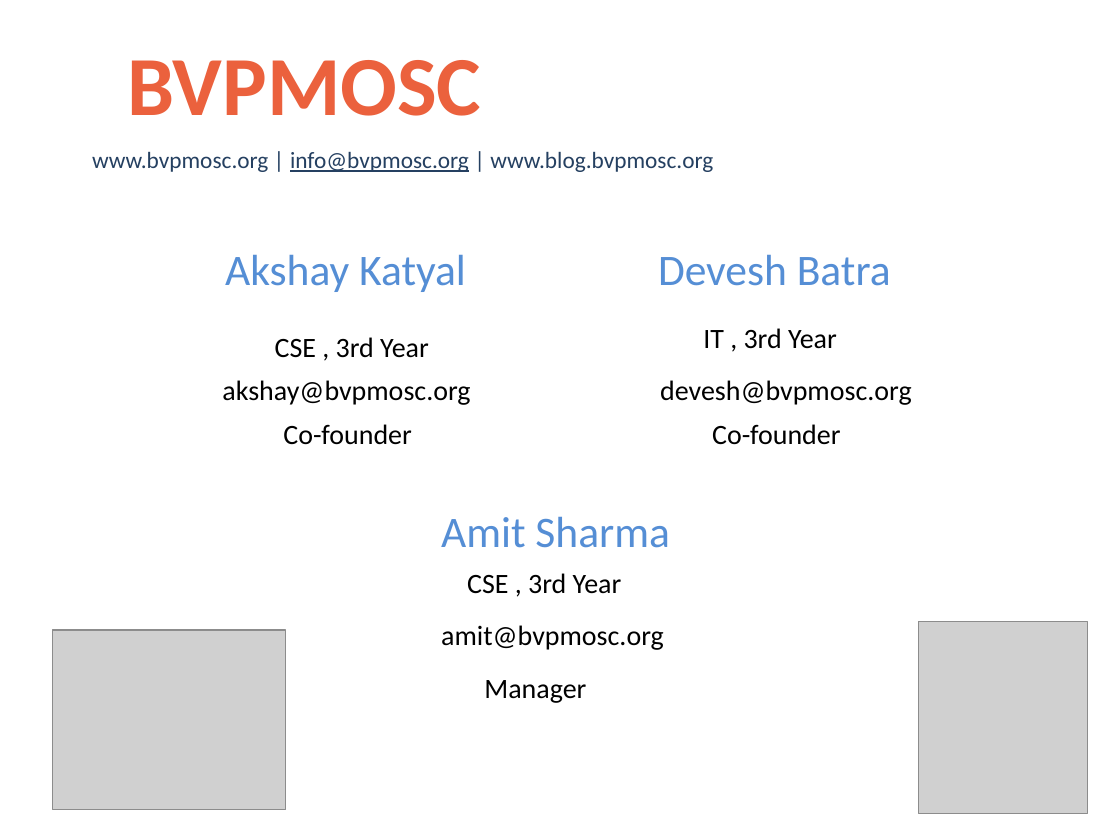
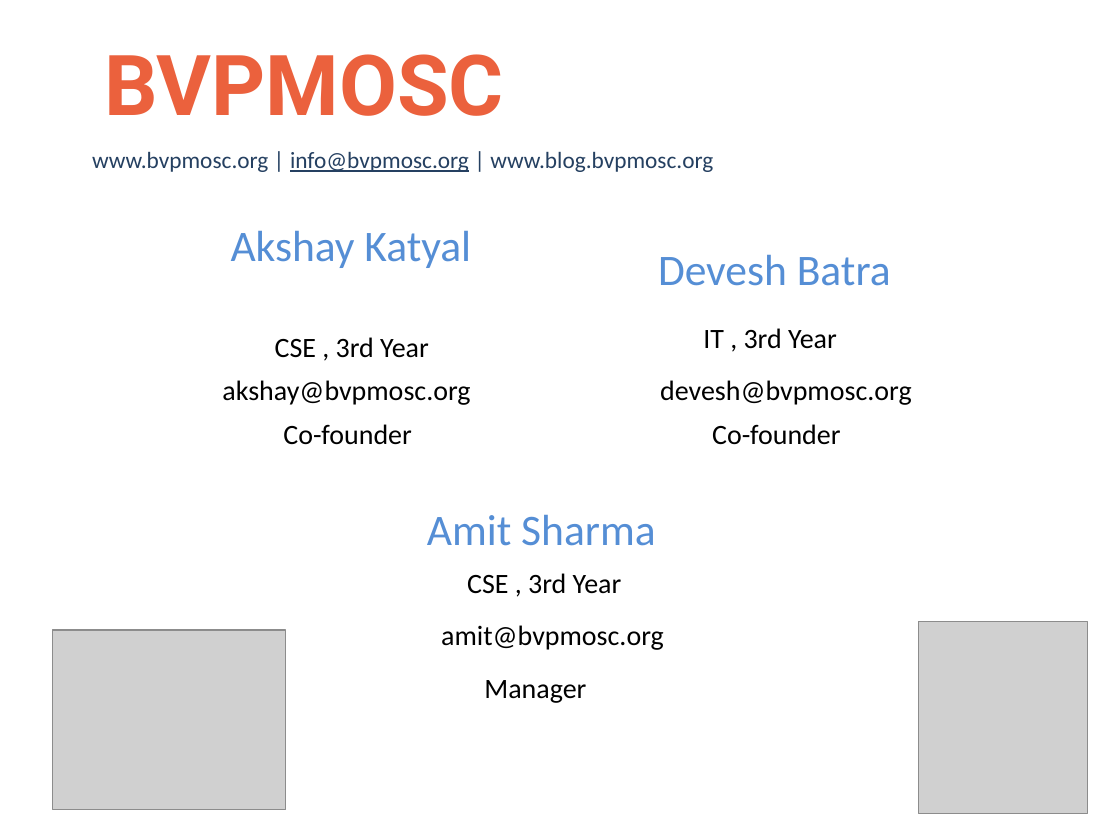
Before and after one commit to BVPMOSC/Presentations, a slide deck: slide 1 of BVPMOSC Introduction ppt.odp. Drawn at 1120x840 pixels with LibreOffice and Linux fonts; fonts in the diff are those of the drawing; grey boxes stand for pictures; background and template pictures are left out. Boxes give left, top, right and bottom in pixels: in the first picture for what was removed or moved away, otherwise in the second. Text is boxed around its words. In the diff, an @@ line names an element or a change of style, - is before the commit and + after.

```diff
--- a/BVPMOSC Introduction ppt.odp
+++ b/BVPMOSC Introduction ppt.odp
@@ text "BVPMOSC" at [104, 54, 504, 116]: font Calibri to Roboto @@
@@ text "Akshay Katyal": place and size @@
-text "Akshay Katyal" at [225, 254, 466, 292]
+text "Akshay Katyal" at [231, 230, 471, 268]
@@ text "Amit Sharma": place and size @@
-text "Amit Sharma" at [441, 516, 669, 548]
+text "Amit Sharma" at [427, 514, 655, 546]
```
Also in this commit, not shown: 2 other slides changed, 1 other file.
